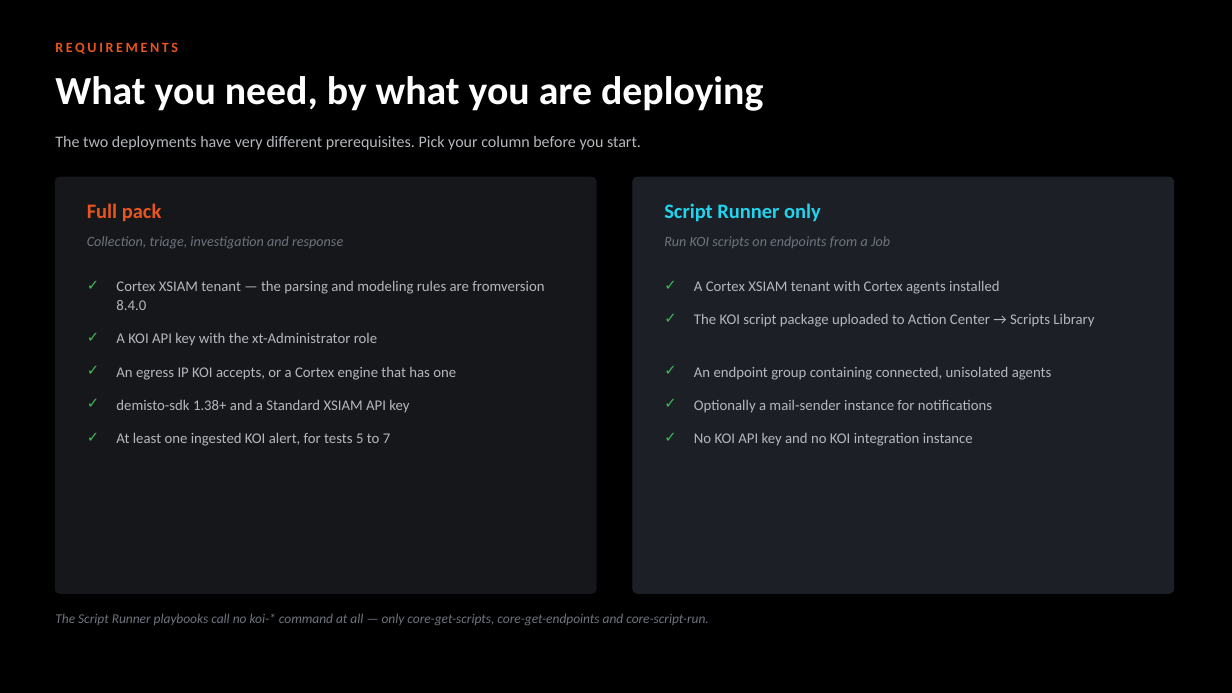
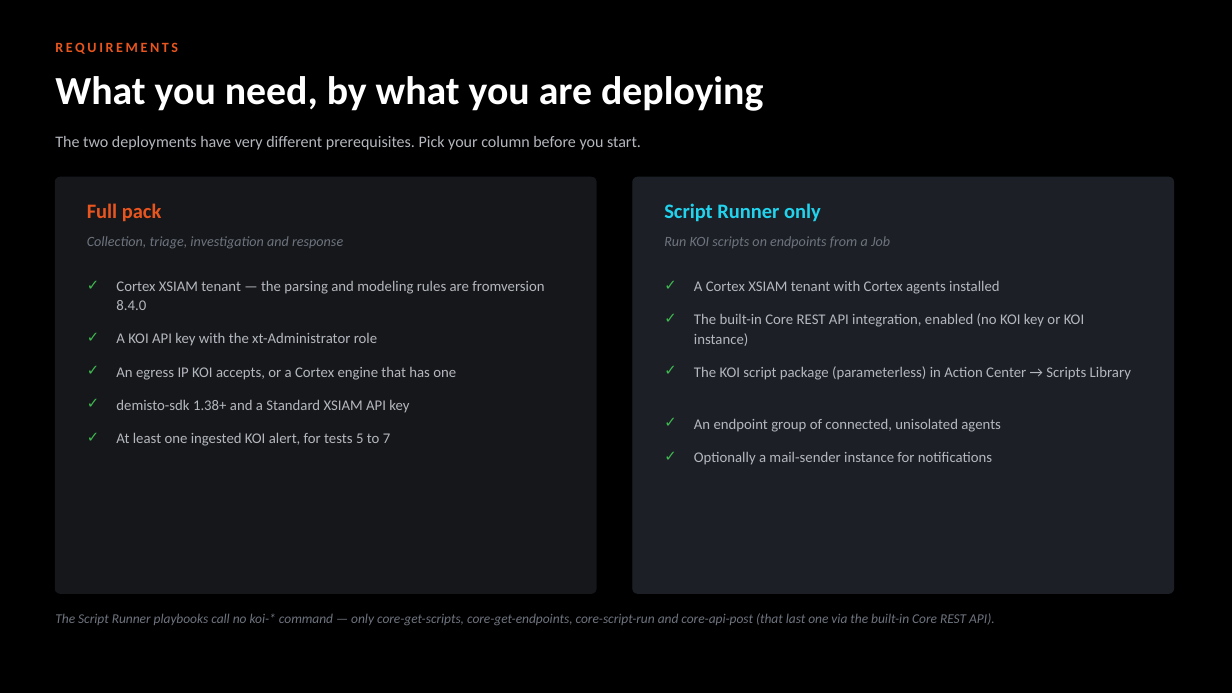
Before and after one commit to ayman-m/koi-xsiam-pack, a slide deck: slide 2 of docs/KOI_Content_Pack_Test_Guide.pptx. Drawn at 1232x693 pixels with LibreOffice and Linux fonts; fonts in the diff are those of the drawing. Boxes give left, top, right and bottom in pixels: in the first picture for what was removed or moved away, otherwise in the second. Text is boxed around its words. In the diff, an @@ line names an element or a change of style, - is before the commit and + after.

```diff
--- a/docs/KOI_Content_Pack_Test_Guide.pptx
+++ b/docs/KOI_Content_Pack_Test_Guide.pptx
@@ text at (x1=694, y1=313, x2=1084, y2=346): text changed @@
-The KOI script package uploaded to Action Center → Scripts Library
+The built-in Core REST API integration, enabled (no KOI key or KOI instance)
@@ text added at (x1=694, y1=366, x2=1131, y2=380), 11.5 pt, text #B4B7BD @@
+The KOI script package (parameterless) in Action Center → Scripts Library
@@ text "✓" moved from (x1=665, y1=394, x2=687, y2=420) to (x1=665, y1=413, x2=687, y2=439) @@
@@ text at (x1=694, y1=419, x2=1001, y2=432): text changed @@
-An endpoint group containing connected, unisolated agents
+An endpoint group of connected, unisolated agents
@@ text "✓" moved from (x1=665, y1=427, x2=687, y2=453) to (x1=665, y1=446, x2=687, y2=472) @@
@@ text "Optionally a mail-sender instance for ..." moved from (x1=694, y1=400, x2=992, y2=413) to (x1=694, y1=452, x2=992, y2=465) @@
@@ text removed at (x1=694, y1=433, x2=973, y2=446) @@
-No KOI API key and no KOI integration instance
@@ text at (x1=55, y1=613, x2=994, y2=625): text changed @@
-The Script Runner playbooks call no koi-* command at all — only core-get-scripts, core-get-endpoints and core-script-run.
+The Script Runner playbooks call no koi-* command — only core-get-scripts, core-get-endpoints, core-script-run and core-api-post (that last one via the built-in Core REST API).
```
Also in this commit, not shown: 5 other slides changed, 5 other files.
